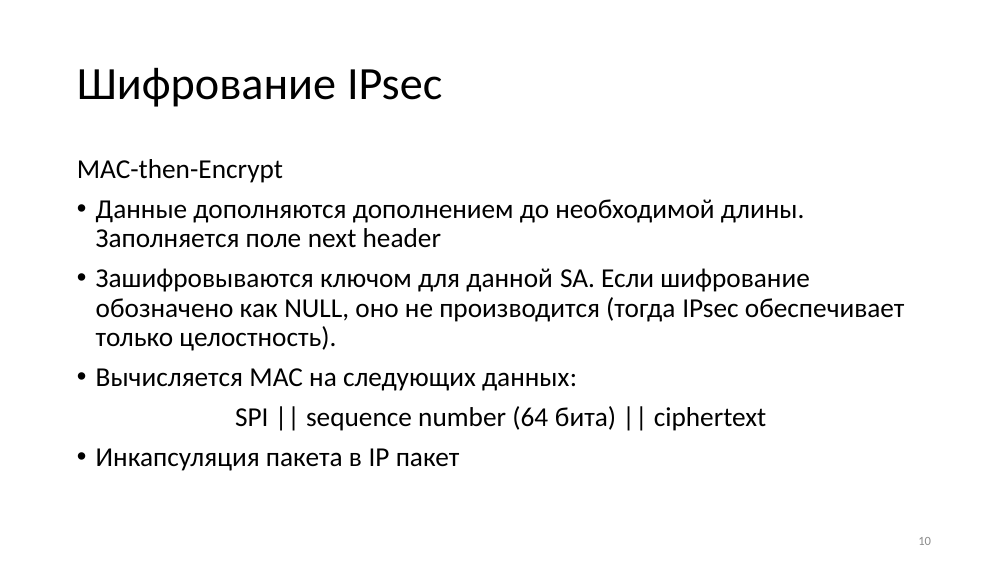
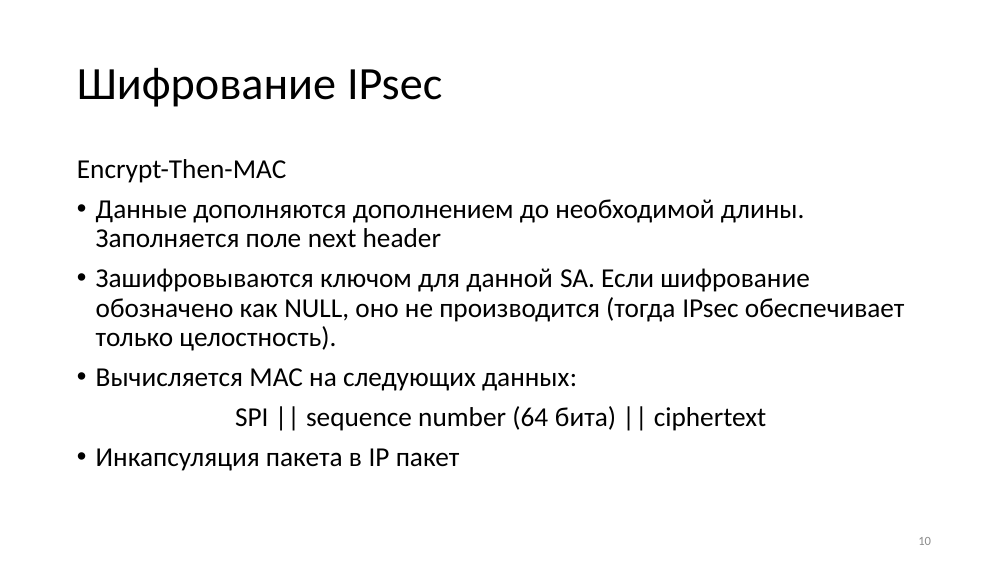
Before and after one commit to CryptoCourse/CryptoLectures, a slide deck: slide 10 of Lectures/Lecture13.pptx. Drawn at 1008x567 pixels with LibreOffice and Linux fonts; fonts in the diff are those of the drawing. Boxes give left, top, right and bottom in pixels: in the first picture for what was removed or moved away, otherwise in the second. Text is boxed around its words. In the diff, an @@ line names an element or a change of style, - is before the commit and + after.

```diff
--- a/Lectures/Lecture13.pptx
+++ b/Lectures/Lecture13.pptx
@@ text at [77, 159, 286, 183]: text changed @@
-MAC-then-Encrypt
+Encrypt-Then-MAC
```
Also in this commit, not shown: 1 other slide changed, 1 other file.
